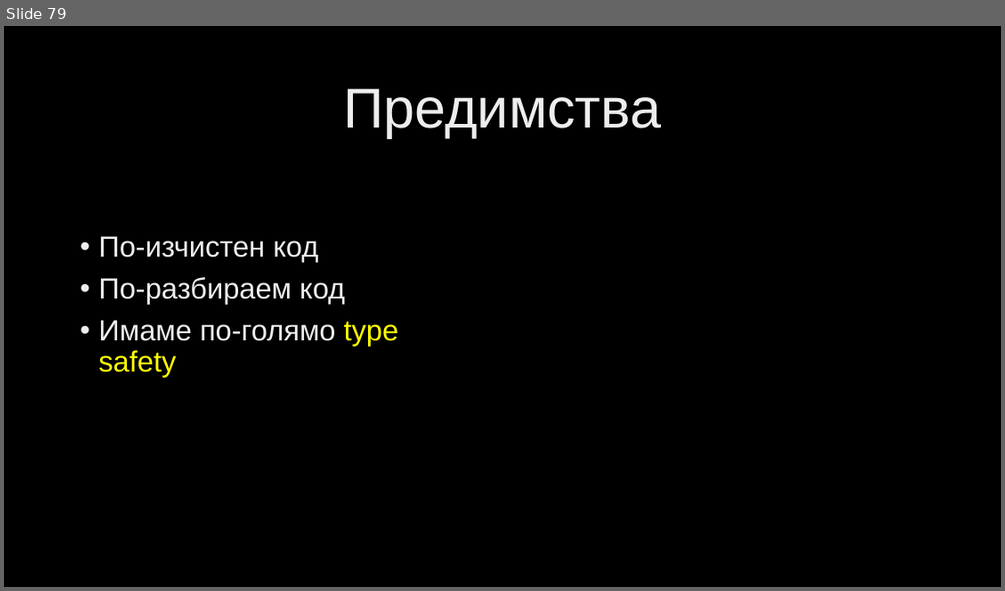
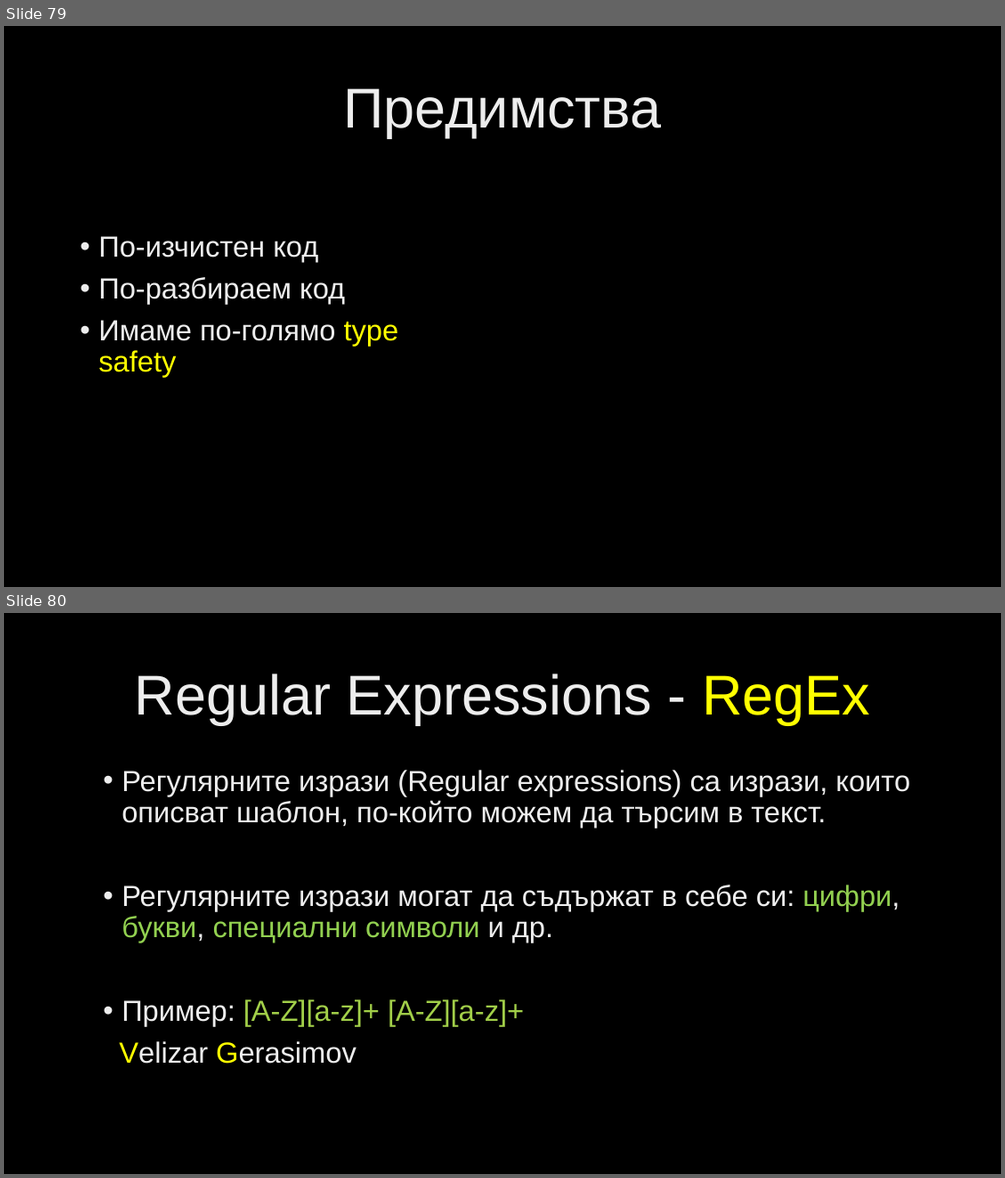
Before and after one commit to velizar92/CSharp-Programming-Presentations, a slide deck: C# Intermediate.pptx. Shown one above the other, each under a label of ours: slide 79 before the commit, slides 79 and 80 after it. The pictures are 1005x591 and 1005x1178 pixels, drawn with LibreOffice and Linux fonts; fonts in the diff are those of the drawing; background and template pictures are left out. Boxes give left, top, right and bottom in pixels: in the first picture for what was removed or moved away, otherwise in the second. Text is boxed around its words. In the diff, an @@ line names an element or a change of style, - is before the commit and + after.

```diff
--- a/C# Intermediate.pptx
+++ b/C# Intermediate.pptx
@@ slide 80 added at box(4, 613, 1001, 1174), background picture (left out) @@
@@ title added at box(135, 674, 870, 725), 54 pt, text gradient #BFBFBF to #EDEDED to #FFFFFF @@
+Regular Expressions - RegEx
@@ text added at box(119, 770, 910, 1063), 28 pt, text gradient #BFBFBF to #EDEDED to #FFFFFF @@
+• Регулярните изрази (Regular expressions) са изрази, които описват шаблон, по-който можем да търсим в текст.
+• Регулярните изрази могат да съдържат в себе си: цифри, букви, специални символи и др.
+• Пример: [A-Z][a-z]+ [A-Z][a-z]+
+Velizar Gerasimov
```
Also in this commit, not shown: 3 other slides added.
